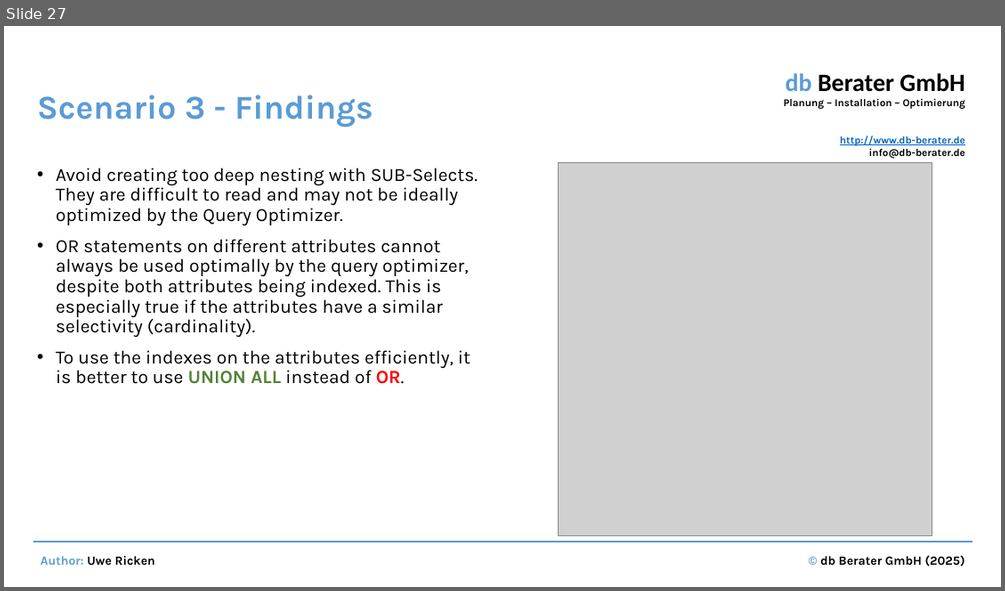
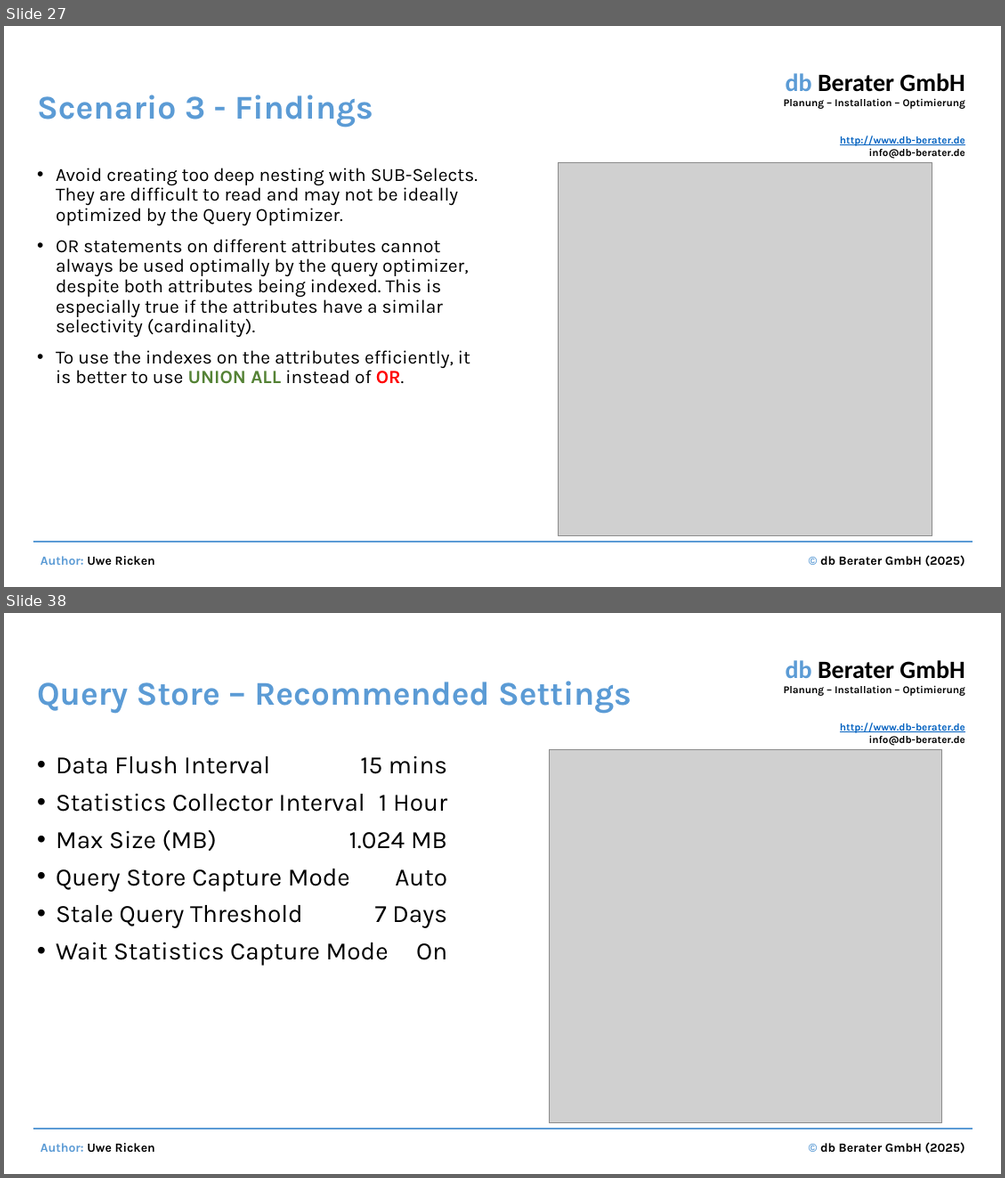
Before and after one commit to uricken1964/Workshop---Making-Bad-Codes-Better, a slide deck: Documents and Preparation/Performance optimization by identifying and correcting bad SQL code.pptx. Shown one above the other, each under a label of ours: slide 27 before the commit, slides 27 and 38 after it; the slides between them are not shown. The pictures are 1005x591 and 1005x1178 pixels, drawn with LibreOffice and Linux fonts; fonts in the diff are those of the drawing; grey boxes stand for pictures. Boxes give left, top, right and bottom in pixels: in the first picture for what was removed or moved away, otherwise in the second. Text is boxed around its words. In the diff, an @@ line names an element or a change of style, - is before the commit and + after.

```diff
--- a/Documents and Preparation/Performance optimization by identifying and correcting bad SQL code.pptx
+++ b/Documents and Preparation/Performance optimization by identifying and correcting bad SQL code.pptx
@@ slide 38 added at <box>4,613,1001,1174</box>, background #FFFFFF; not listed: 4 template elements that a slide beside it also shows @@
@@ title added at <box>37,681,631,714</box>, 32 pt, text #5B9BD5, bold @@
+Query Store – Recommended Settings
@@ text added at <box>56,756,447,965</box>, 24 pt, text #000000 @@
+• Data Flush Interval 15 mins
+• Statistics Collector Interval 1 Hour
+• Max Size (MB) 1.024 MB
+• Query Store Capture Mode Auto
+• Stale Query Threshold 7 Days
+• Wait Statistics Capture Mode On
@@ picture added at <box>550,749,942,1123</box> @@
```
Also in this commit, not shown: 26 other slides added, 16 other files.
